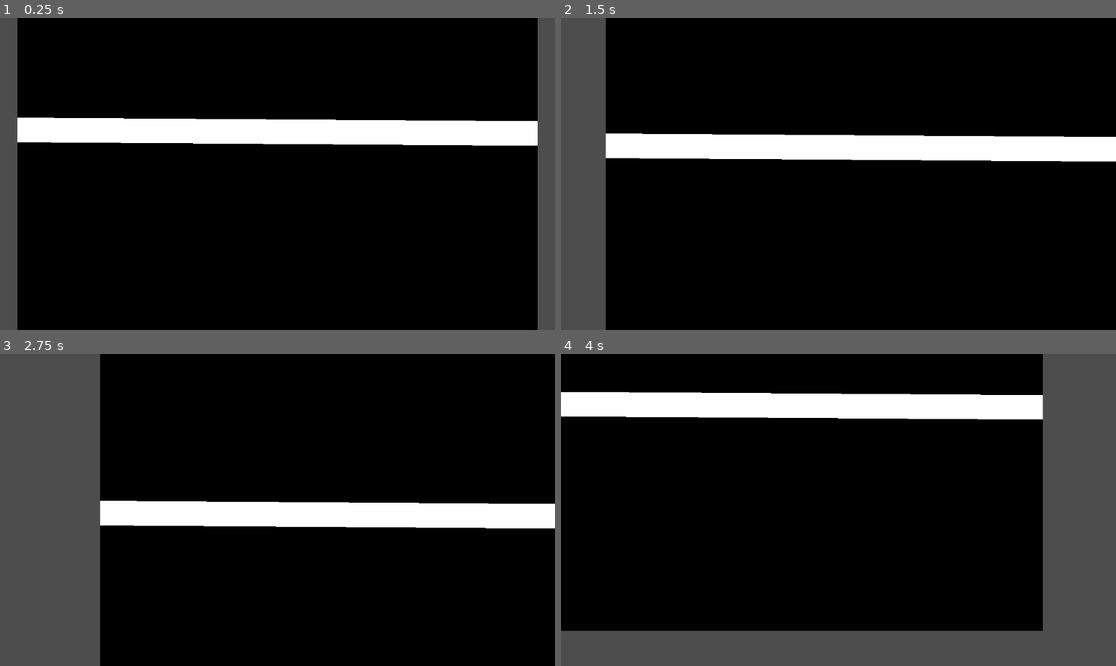
Above: before the commit, frames 1-4 (two rows, left to right).
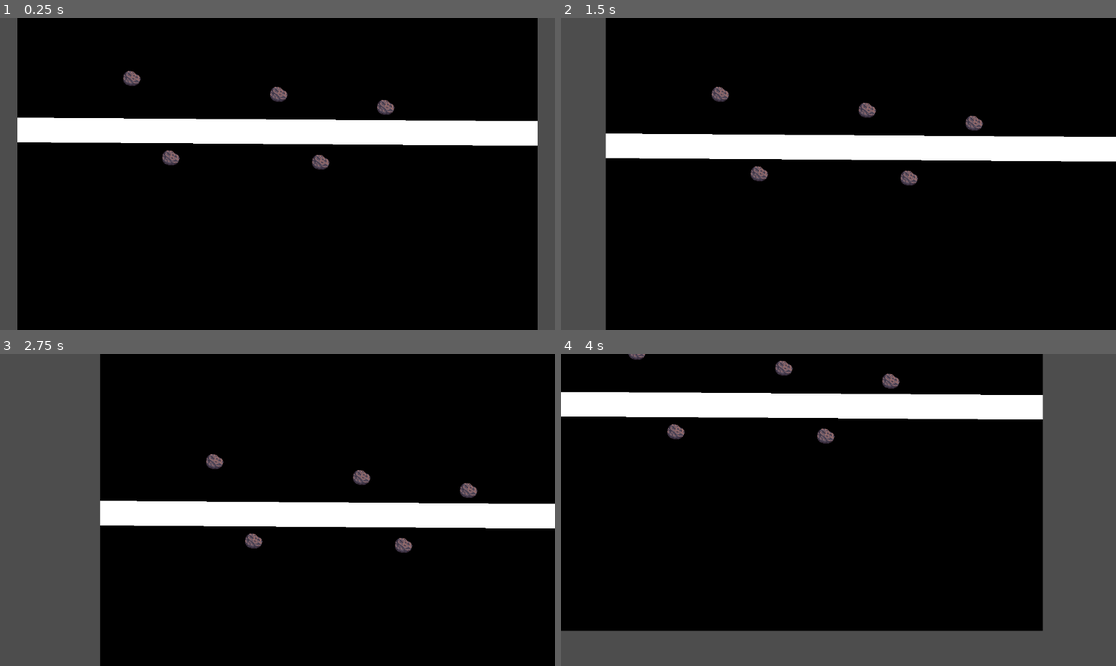
Above: after the commit, the same moments.

Repository: Gumkoman/Minigame-a-Month---February-2024---Asteroid-Shooter
Game: Godot game, scene res://game.tscn
Same seed, same stepped clock (60 frames per second), same inputs: the game is played once before the commit and once after it.
Inputs (mouse positions are in pixels of both pictures, inside the frame that each line leads up to):
- Up to frame 1 (0.25 s): no input
- Up to frame 2 (1.5 s): tap Enter at 0.5 s; move the mouse to (960, 158) at 0.52 s; click (960, 158) at 0.67 s; tap Space at 1.25 s; drag from (727, 189) to (810, 236) at 1.27 s
- Up to frame 3 (2.75 s): tap Enter at 2 s; move the mouse to (333, 441) at 2.02 s; click (333, 441) at 2.17 s
- Up to frame 4 (4 s): tap Space at 2.75 s; drag from (810, 572) to (672, 463) at 2.77 s; tap Enter at 3.5 s; move the mouse to (1005, 556) at 3.52 s; click (1005, 556) at 3.67 s

The runs differ from the first frame. In frame 1, 0.6% of the frame differs, in the area x 22-72%, y 16-49%; in frame 2, 0.6%; in frame 3, 0.6%; in frame 4, 0.5%.
Error after the commit: Invalid access of index '0' on a base object of type: 'Array[Dictionary]'. (res://src/Player.gd:21)

Commit message:
Selecting units

Diff:
--- /dev/null
+++ b/asteroid.tscn
@@ -0,0 +1,23 @@
+[gd_scene load_steps=5 format=3 uid="uid://b08ykh1ovml8s"]
+
+[ext_resource type="Script" path="res://src/asteroid.gd" id="1_ux5tu"]
+[ext_resource type="Texture2D" uid="uid://bpgxcno80hvex" path="res://assets/Asteroid 01 - Base.png" id="1_ynmb2"]
+[ext_resource type="Texture2D" uid="uid://lscf38hjbx27" path="res://assets/selection_circle.png" id="3_k8rx3"]
+
+[sub_resource type="CircleShape2D" id="CircleShape2D_60ew2"]
+radius = 20.0
+
+[node name="Asteroid" type="StaticBody2D"]
+script = ExtResource("1_ux5tu")
+
+[node name="Sprite2D" type="Sprite2D" parent="."]
+texture = ExtResource("1_ynmb2")
+
+[node name="CollisionShape2D" type="CollisionShape2D" parent="."]
+position = Vector2(-1, 1)
+shape = SubResource("CircleShape2D_60ew2")
+
+[node name="SpriteSelection" type="Sprite2D" parent="."]
+position = Vector2(-1, 1)
+scale = Vector2(0.9, 0.9)
+texture = ExtResource("3_k8rx3")
--- a/game.tscn
+++ b/game.tscn
@@ -1,12 +1,29 @@
-[gd_scene load_steps=3 format=3 uid="uid://d4i2txgh57hpi"]
+[gd_scene load_steps=4 format=3 uid="uid://d4i2txgh57hpi"]
 
 [ext_resource type="Texture2D" uid="uid://d21mg6gqsr86x" path="res://assets/example_background.png" id="1_snup7"]
 [ext_resource type="PackedScene" uid="uid://itrsf4gvrmj1" path="res://player.tscn" id="2_ll21n"]
+[ext_resource type="PackedScene" uid="uid://b08ykh1ovml8s" path="res://asteroid.tscn" id="3_rua5x"]
 
 [node name="Game" type="Node2D"]
 
-[node name="Sprite2D" type="Sprite2D" parent="."]
+[node name="Player" parent="." instance=ExtResource("2_ll21n")]
+position = Vector2(0, 2500)
+
+[node name="Sprite2D" type="Sprite2D" parent="Player"]
+position = Vector2(0, -2500)
 texture = ExtResource("1_snup7")
 
-[node name="Player" parent="." instance=ExtResource("2_ll21n")]
-position = Vector2(0, 2500)
+[node name="Asteroid" parent="Player" instance=ExtResource("3_rua5x")]
+position = Vector2(-302, -199)
+
+[node name="Asteroid2" parent="Player" instance=ExtResource("3_rua5x")]
+position = Vector2(-221, -34)
+
+[node name="Asteroid3" parent="Player" instance=ExtResource("3_rua5x")]
+position = Vector2(3, -166)
+
+[node name="Asteroid4" parent="Player" instance=ExtResource("3_rua5x")]
+position = Vector2(90, -25)
+
+[node name="Asteroid5" parent="Player" instance=ExtResource("3_rua5x")]
+position = Vector2(225, -139)
--- a/src/Player.gd
+++ b/src/Player.gd
@@ -5,9 +5,20 @@
 var _rotation_input: float
 var _tilt_input : float
 @export var MOUSE_SENSITIVITY : float = 0.5
+var asteroids : Array[StaticBody2D]
+var selected_asteroid : StaticBody2D
+
 
 var dragging = false
 var click_radius = 32 # Size of the sprite.
+
+func _get_selected_asteroid():
+	var space = get_world_2d().direct_space_state
+	var query = PhysicsPointQueryParameters2D.new()
+	query.position = get_global_mouse_position()
+	var intersection = space.intersect_point(query,1)
+	if intersection != null:
+		selected_asteroid = intersection[0].collider.on_selection()
 
 
 #var state = 'none'
@@ -25,17 +36,17 @@
 func _unhandled_input(event):
 	#print(event)
 	if event is InputEventMouseButton and event.button_index == MOUSE_BUTTON_LEFT and event.button_mask == 1:
-		print("DRAGGING")
 		dragging = true
+		_get_selected_asteroid()
 	elif event is InputEventMouseButton and event.button_index == MOUSE_BUTTON_LEFT and event.button_mask == 0:
-		print("UNDRAGGING")
 		dragging = false
+	if event is InputEventMouseMotion and dragging:
+		$CameraPivot.position -= event.relative
+
+func mouse_over_asteroid():
+	pass
 
 
-	if event is InputEventMouseMotion and dragging:
-		# While dragging, move the sprite with the mouse.
-		print("Mouse Motion at: ", event.relative)
-		$CameraPivot.position -= event.relative
 
 func _input(event):
 	if event.is_action_pressed('exit'):
--- /dev/null
+++ b/src/asteroid.gd
@@ -0,0 +1,16 @@
+extends StaticBody2D
+
+@onready var SelectionSprite = $SpriteSelection
+var isSelected: bool = false
+# Called when the node enters the scene tree for the first time.
+func _ready():
+	SelectionSprite.visible = false
+
+func on_selection():
+	if isSelected:
+		isSelected = false
+		SelectionSprite.visible = false
+	elif isSelected == false:
+		isSelected = true
+		SelectionSprite.visible = true
+	print("selected asteroid")
Binary file added: assets/Asteroid 01 - Base.png
Not shown, added: assets/Asteroid 01 - Base.png.import
Binary file added: assets/Asteroid 01 - Explode.png
Not shown, added: assets/Asteroid 01 - Explode.png.import
Binary file added: assets/selection.png
Not shown, added: assets/selection.png.import
Binary file added: assets/selection_circle.png
Not shown, added: assets/selection_circle.png.import
